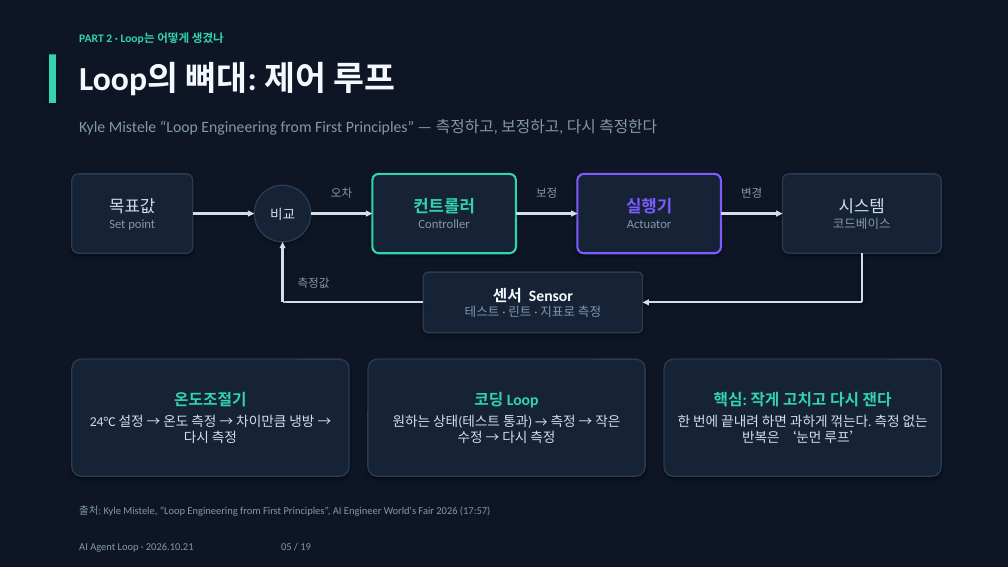
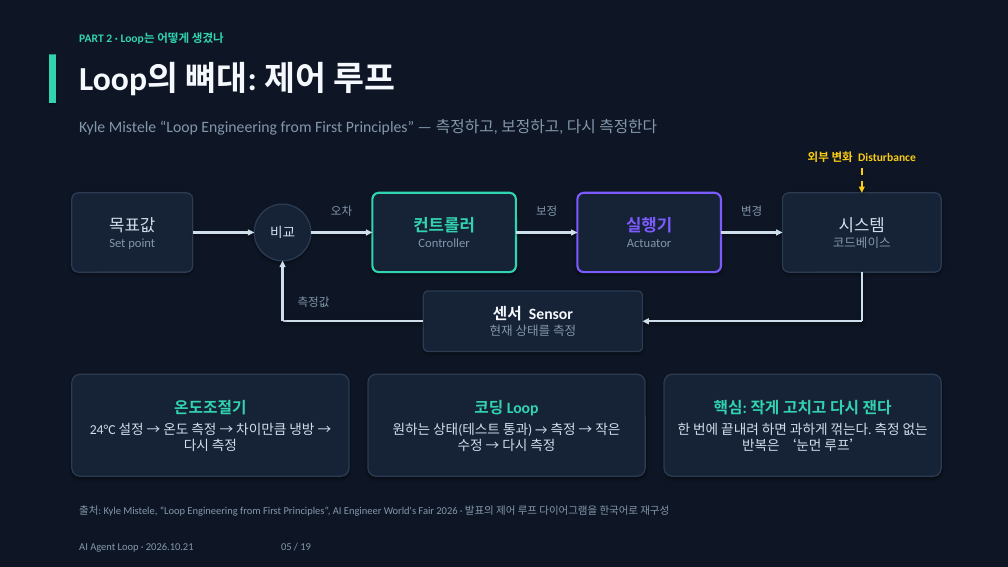
Before and after one commit to jaewon-i/kiro-agent-loop-demo, a slide deck: slide 5 of docs/AI_Agent_Loop.pptx. Drawn at 1008x567 pixels with LibreOffice and Linux fonts; fonts in the diff are those of the drawing. Boxes give left, top, right and bottom in pixels: in the first picture for what was removed or moved away, otherwise in the second. Text is boxed around its words. In the diff, an @@ line names an element or a change of style, - is before the commit and + after.

Commit message:
Slides 5/9: add disturbance, align with source, mark interpretation

```diff
--- a/docs/AI_Agent_Loop.pptx
+++ b/docs/AI_Agent_Loop.pptx
@@ text added at box(808, 151, 916, 162), 11 pt, text #FACC15, bold @@
+외부 변화 Disturbance
@@ arrow added from (862, 168) to (862, 193), #FACC15 1.75 pt dashed @@
@@ 6 arrows, 5 rounded rectangles, 4 texts, 2 lines, 1 ellipse: place and size @@
-6 arrows, 5 rounded rectangles, 4 texts, 2 lines, 1 ellipse at box(72, 174, 941, 333)
+6 arrows, 5 rounded rectangles, 4 texts, 2 lines, 1 ellipse at box(72, 193, 941, 352)
@@ text in rounded rectangle at box(490, 324, 576, 336): text changed @@
-테스트 · 린트 · 지표로 측정
+현재 상태를 측정
@@ rounded rectangle "온도조절기": place and size @@
-rounded rectangle "온도조절기" at box(72, 359, 349, 476)
+rounded rectangle "온도조절기" at box(72, 374, 349, 476)
@@ rounded rectangle "코딩 Loop": place and size @@
-rounded rectangle "코딩 Loop" at box(368, 359, 646, 476)
+rounded rectangle "코딩 Loop" at box(368, 374, 646, 476)
@@ rounded rectangle "핵심: 작게 고치고 다시 잰다": place and size @@
-rounded rectangle "핵심: 작게 고치고 다시 잰다" at box(664, 359, 941, 476)
+rounded rectangle "핵심: 작게 고치고 다시 잰다" at box(664, 374, 941, 476)
@@ text at box(79, 505, 669, 516): text changed @@
-출처: Kyle Mistele, “Loop Engineering from First Principles”, AI Engineer World's Fair 2026 (17:57)
+출처: Kyle Mistele, “Loop Engineering from First Principles”, AI Engineer World's Fair 2026 · 발표의 제어 루프 다이어그램을 한국어로 재구성
```
Also in this commit, not shown: 1 other slide changed.
